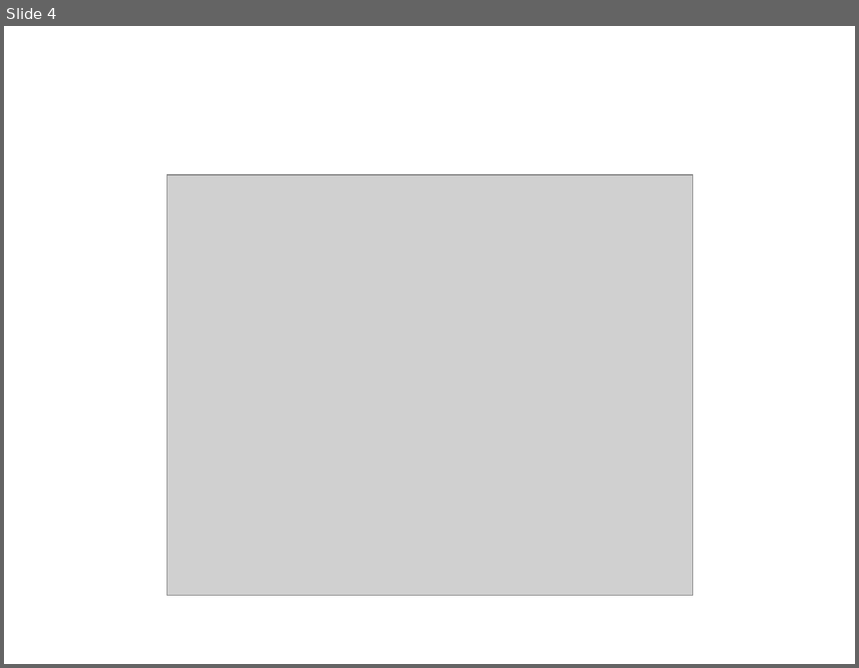
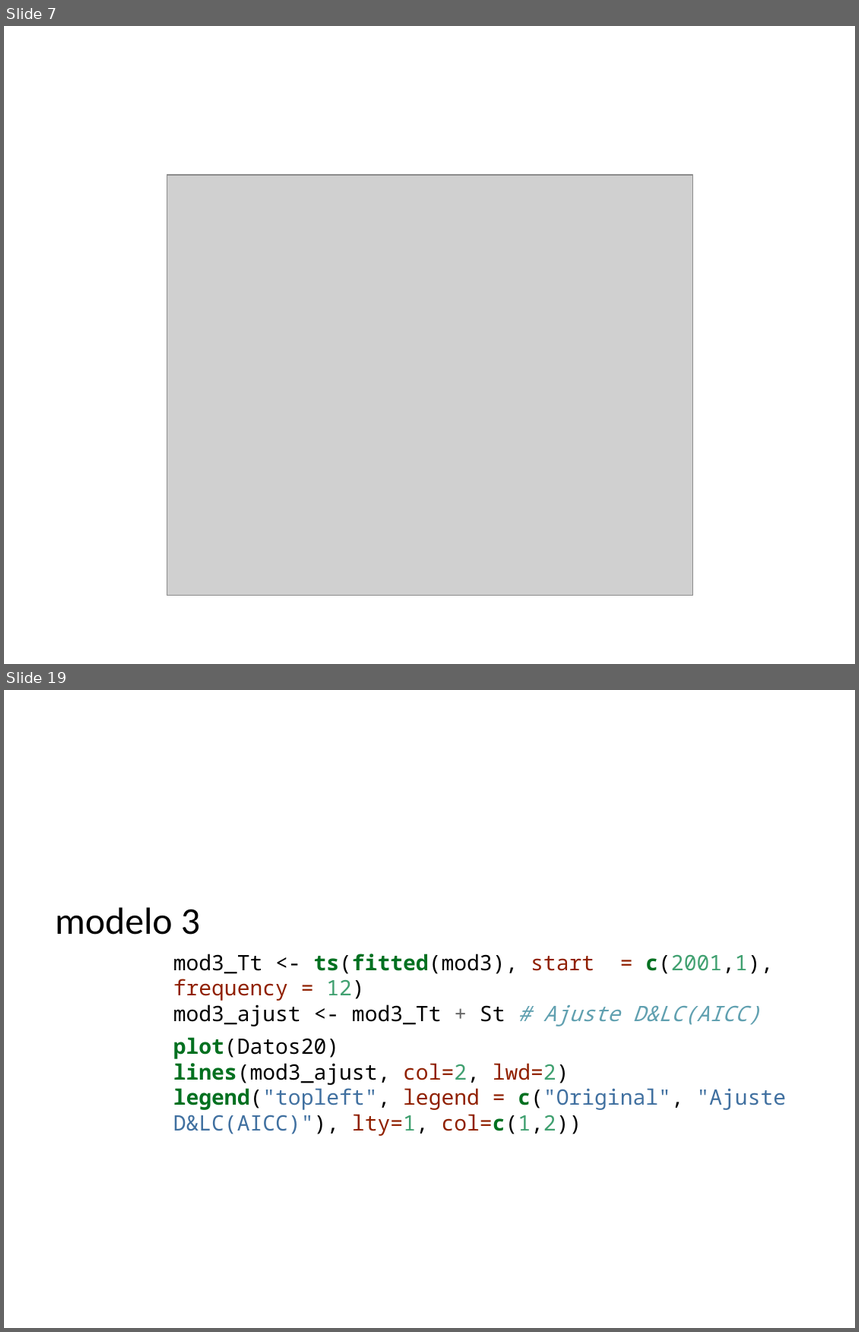
Before and after one commit to Jennifer-Salazar/Trabajo-1-Estadistica-3, a slide deck: Borrador.pptx. Shown one above the other, each under a label of ours: slide 4 before the commit, slides 7 and 19 after it; the slides between them are not shown. The pictures are 859x668 and 859x1332 pixels, drawn with LibreOffice and Linux fonts; fonts in the diff are those of the drawing; grey boxes stand for pictures. Boxes give left, top, right and bottom in pixels: in the first picture for what was removed or moved away, otherwise in the second. Text is boxed around its words. In the diff, an @@ line names an element or a change of style, - is before the commit and + after.

```diff
--- a/Borrador.pptx
+++ b/Borrador.pptx
@@ slide 19 added at [4,690,855,1328], background #FFFFFF @@
@@ text added at [55,907,787,1136], 18 pt, text #000000 @@
+modelo 3
+mod3_Tt <- ts(fitted(mod3), start = c(2001,1), frequency = 12)
+mod3_ajust <- mod3_Tt + St # Ajuste D&LC(AICC)
+plot(Datos20)
+lines(mod3_ajust, col=2, lwd=2)
+legend("topleft", legend = c("Original", "Ajuste D&LC(AICC)"), lty=1, col=c(1,2))
@@ what was slide 4 is now slide 7 @@
```
Also in this commit, not shown: 2 slides changed, 38 other slides added, 1 slide removed, 1 other file.
